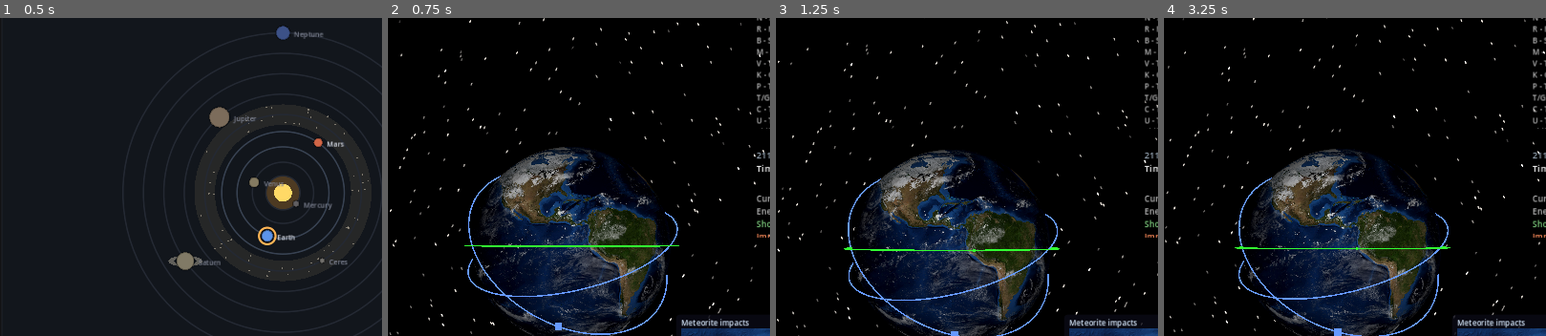
Above: before the commit, frames 1-4 (left to right).
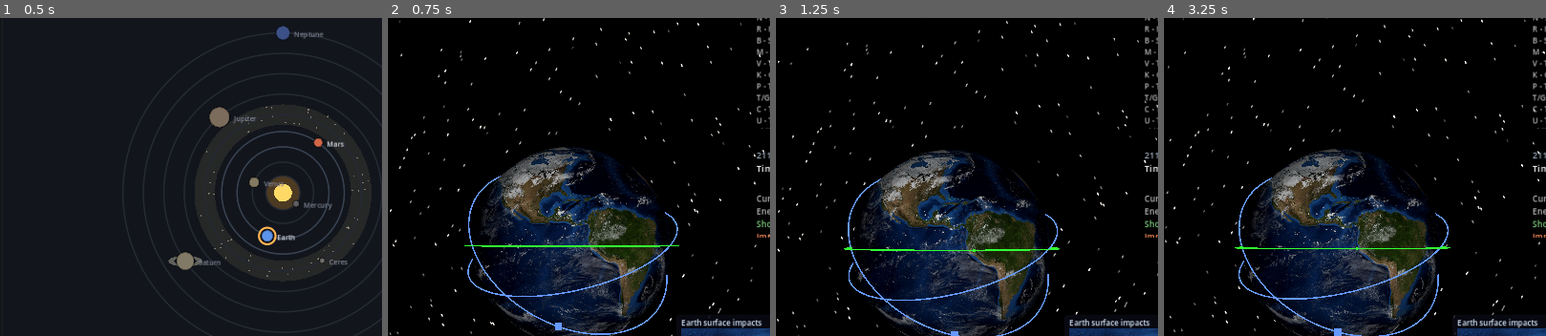
Above: after the commit, the same moments.

Repository: mellenburg/game
Game: Godot game, scene res://scenes/menu.tscn
The game is run twice, just before and just after one commit, with the same random seed, the same clock (stepped at 60 frames per second) and the same inputs.
Inputs (mouse positions are % of the whole screen's width and height, from its top left):
- Up to frame 1 (0.5 s): no input
- Up to frame 2 (0.75 s): click "LAUNCH ▶" at 0.5 s
- Up to frame 3 (1.25 s): no input
- Up to frame 4 (3.25 s): tap Enter (end_game) at 1.25 s; move the mouse to (55, 50) at 1.27 s; hold W (move_forward) 1.28-2 s; tap J (add_decaying_enemy) at 1.35 s; click (55, 50) at 1.42 s; click "Acknowledge ▶" at 2 s; click "LAUNCH ▶" at 2.75 s
The pictures show only the part of the screen within x 25-75%, y 15-65%; the shares and areas given below are measured in that part.

Frame 1 is identical in both runs. In frame 2, 0.3% of the frame differs, in the area x 77-98%, y 94-98%; in frame 3, 0.3%; in frame 4, 0.3%.

Commit message:
Body-aware minimap basemap; ambient floor on dark side
Surface-impact minimap now picks its basemap and title from the active
CelestialBody. Earth missions still draw against the 4096 day-side
JPEG; Mars missions draw against the NASA cylindrical mosaic
(2304_mars.jpg) the globe shader already uses. The Mercator
reprojection is body-agnostic so only the source texture and the
panel title differ. Region readout falls back to "<body> surface" on
non-Earth bodies rather than mis-labelling Mars impacts with Earth
region names from ImpactTracker's bounding-box table.

planet.gdshader gains an `ambient_strength` uniform (default 4%) that
adds a small day-albedo-tinted floor to the night hemisphere so the
dark limb reads as the planet's own colour instead of pure black.
Earth's city lights still punch through cleanly because the ambient
contribution is added rather than max'd against the night texture.
Mars's night side picks up the same rust tint, so the limb reads as
a planet against the skybox even with no city-lights map bound.

Diff:
--- a/godot/scripts/impact_map.gd
+++ b/godot/scripts/impact_map.gd
@@ -1,11 +1,16 @@
 class_name ImpactMap
 extends Control
 ## Mercator-projected world map overlay with markers at every recorded
-## meteorite impact. The map background is the same 4096_earth.jpg the
-## globe uses, reprojected to Web Mercator on the GPU by a small
-## canvas-item shader; that avoids a CPU resample on startup and keeps
-## the rendering side compatible with the project's GL Compatibility
-## constraint.
+## meteorite impact. The map background is the same equirectangular
+## texture the globe uses, reprojected to Web Mercator on the GPU by
+## a small canvas-item shader; that avoids a CPU resample on startup
+## and keeps the rendering side compatible with the project's GL
+## Compatibility constraint.
+##
+## The active body's texture is picked off CelestialBody at _ready —
+## Earth missions get the day-side JPEG, Mars missions get the NASA
+## PIA02066 cylindrical mosaic. The Mercator reprojection is
+## body-agnostic; only the source texture and the panel title differ.
 ##
 ## The map node is a TextureRect child sized at MAP_SIZE. Markers are
 ## drawn by an inner _MarkerLayer Control added AFTER the map, so
@@ -14,6 +19,7 @@
 
 const ImpactTracker = preload("res://scripts/impact_tracker.gd")
 const Satellite = preload("res://scripts/satellite.gd")
+const CelestialBody = preload("res://scripts/celestial_body.gd")
 
 # Inner Control that draws the impact markers and grid. Lives as a
 # child of ImpactMap, added AFTER the map TextureRect so Godot's
@@ -175,6 +181,7 @@
 var _title: Label
 var _readout: RichTextLabel
 var _marker_layer: _MarkerLayer
+var _body: CelestialBody
 
 
 func _ready() -> void:
@@ -194,8 +201,9 @@
 	_panel.mouse_filter = Control.MOUSE_FILTER_IGNORE
 	add_child(_panel)
 
+	_body = _resolve_body()
 	_title = Label.new()
-	_title.text = "Meteorite impacts"
+	_title.text = "%s surface impacts" % _body.display_name
 	_title.add_theme_font_size_override("font_size", 12)
 	_title.add_theme_color_override("font_color", TITLE_COLOR)
 	_title.position = Vector2(PAD_LEFT, 4.0)
@@ -209,7 +217,7 @@
 	_map_rect.expand_mode = TextureRect.EXPAND_IGNORE_SIZE
 	_map_rect.stretch_mode = TextureRect.STRETCH_SCALE
 	_map_rect.mouse_filter = Control.MOUSE_FILTER_IGNORE
-	_install_map_material(_map_rect)
+	_install_map_material(_map_rect, _body)
 	add_child(_map_rect)
 
 	_readout = RichTextLabel.new()
@@ -237,22 +245,21 @@
 
 
 # Wire the Mercator reprojection shader onto the map rect, with the
-# equirectangular Earth texture as input. Falls back to a plain
+# active body's equirectangular albedo as input. Falls back to a plain
 # TextureRect (still equirectangular) if either resource is missing
 # — the markers remain meaningful because their position math is
 # driven by lat/lon, which we re-project below.
-func _install_map_material(rect: TextureRect) -> void:
-	var tex: Texture2D = null
-	if ResourceLoader.exists("res://resources/3D/earth/4096_earth.jpg"):
-		tex = load("res://resources/3D/earth/4096_earth.jpg") as Texture2D
+func _install_map_material(rect: TextureRect, body: CelestialBody) -> void:
+	var tex: Texture2D = _load_body_texture(body)
 	if tex != null:
 		rect.texture = tex
 	else:
-		# Render-time fallback so the panel still has a backdrop. Plain
-		# blue-gray placeholder; markers still draw correctly on top.
+		# Render-time fallback so the panel still has a backdrop. Tint
+		# from the body record so a missing texture still reads as the
+		# right planet's colour; markers still draw correctly on top.
 		var img := Image.create(2, 1, false, Image.FORMAT_RGB8)
-		img.set_pixel(0, 0, Color(0.10, 0.18, 0.30))
-		img.set_pixel(1, 0, Color(0.10, 0.18, 0.30))
+		img.set_pixel(0, 0, body.fallback_color)
+		img.set_pixel(1, 0, body.fallback_color)
 		rect.texture = ImageTexture.create_from_image(img)
 		return
 
@@ -266,6 +273,37 @@
 	rect.material = mat
 
 
+# Look up the active body via the player's stage selection. Defaults
+# to Earth when PlayerLoadout isn't reachable (direct main.tscn boot,
+# headless tests) so the legacy debug entry path still renders against
+# the Earth basemap.
+func _resolve_body() -> CelestialBody:
+	var tree := get_tree()
+	if tree == null:
+		return CelestialBody.make_earth()
+	var loadout := tree.root.get_node_or_null("PlayerLoadout")
+	if loadout == null:
+		return CelestialBody.make_earth()
+	return CelestialBody.for_stage(String(loadout.selected_stage_id))
+
+
+# Pick the source texture for the minimap based on the body's texture
+# set. Earth uses its 4096 day-side JPEG (same one the globe binds);
+# Mars uses the 2304 NASA cylindrical mosaic. Return null if the
+# resource is missing so the caller can drop into its solid-colour
+# fallback path.
+func _load_body_texture(body: CelestialBody) -> Texture2D:
+	var path := ""
+	match body.texture_set:
+		CelestialBody.TEXTURES_MARS:
+			path = "res://resources/3D/mars/2304_mars.jpg"
+		_:
+			path = "res://resources/3D/earth/4096_earth.jpg"
+	if not ResourceLoader.exists(path):
+		return null
+	return load(path) as Texture2D
+
+
 func _process(_delta: float) -> void:
 	if not visible:
 		return
@@ -284,7 +322,14 @@
 	var latest: Dictionary = tracker.impacts[tracker.impacts.size() - 1]
 	var lat: float = latest["lat"]
 	var lon: float = latest["lon"]
-	var region: String = latest["region"]
+	# ImpactTracker.classify_region keys off Earth's bounding-box table,
+	# so Mars impacts come back tagged with Earth region names. Skip
+	# the region row on non-Earth bodies and use the body's own name as
+	# a generic location label rather than mislead the operator.
+	var region: String = (
+		String(latest["region"]) if _body.id == CelestialBody.ID_EARTH
+		else "%s surface" % _body.display_name
+	)
 	_readout.text = (
 		"[font_size=11][color=#9aa9b8]Latest: [color=#ffd27a]"
 		+ region
--- a/godot/shaders/planet.gdshader
+++ b/godot/shaders/planet.gdshader
@@ -7,6 +7,14 @@
 uniform sampler2D clouds_texture : source_color;
 uniform vec3 sun_direction = vec3(1.0, 0.0, 0.0);
 uniform float cloud_opacity : hint_range(0.0, 1.0) = 0.85;
+// Background / starlight floor on the night hemisphere — enough that
+// the dark limb reads as a planet rather than a black silhouette
+// against the skybox. Applied as a small fraction of the day-side
+// albedo, so the unlit terrain reads in the body's own colour
+// (rust on Mars, slate-blue on Earth) instead of a flat grey wash.
+// 4% matches the order of magnitude of moonlight + integrated
+// starlight against full daylight.
+uniform float ambient_strength : hint_range(0.0, 0.2) = 0.04;
 
 void fragment() {
 	vec4 day = texture(albedo_texture, UV);
@@ -21,7 +29,12 @@
 	float day_mix = smoothstep(-0.1, 0.1, lambert);
 	vec3 lit_day = day.rgb * max(lambert, 0.05);
 	vec3 lit_night = night.rgb * 0.9;
-	vec3 surface = mix(lit_night, lit_day, day_mix);
+	// Ambient floor sourced from the body's own albedo so the night
+	// hemisphere keeps Mars red (or Earth slate-blue) instead of going
+	// flat grey. Added to the lit_night contribution rather than max'd
+	// against it so Earth's city lights still punch through cleanly.
+	vec3 ambient = day.rgb * ambient_strength;
+	vec3 surface = mix(lit_night + ambient, lit_day, day_mix);
 
 	// Cloud texture is grayscale; brightness == coverage. Lit by the
 	// same lambert as the surface so they fade out at the terminator
